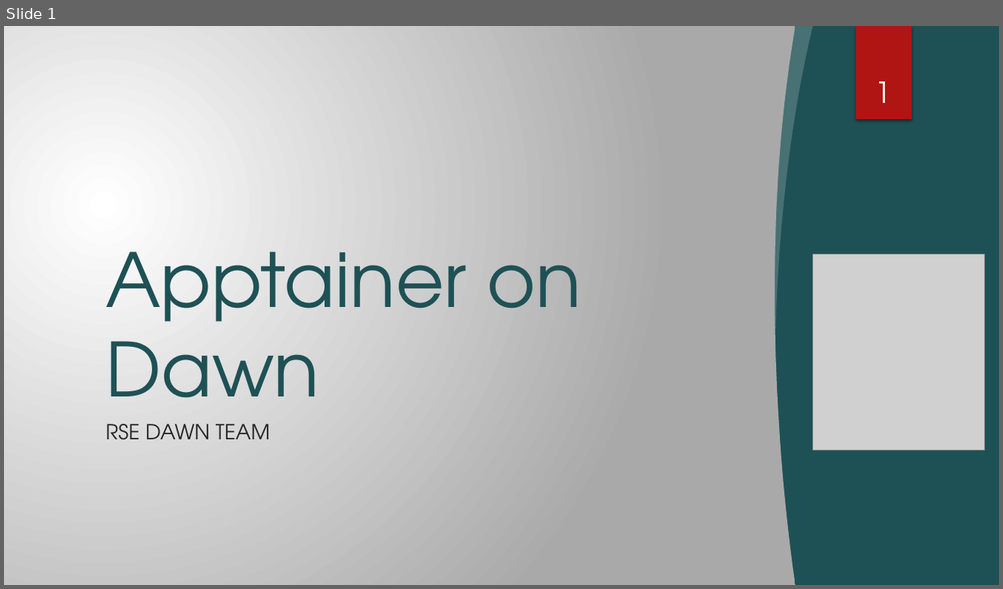
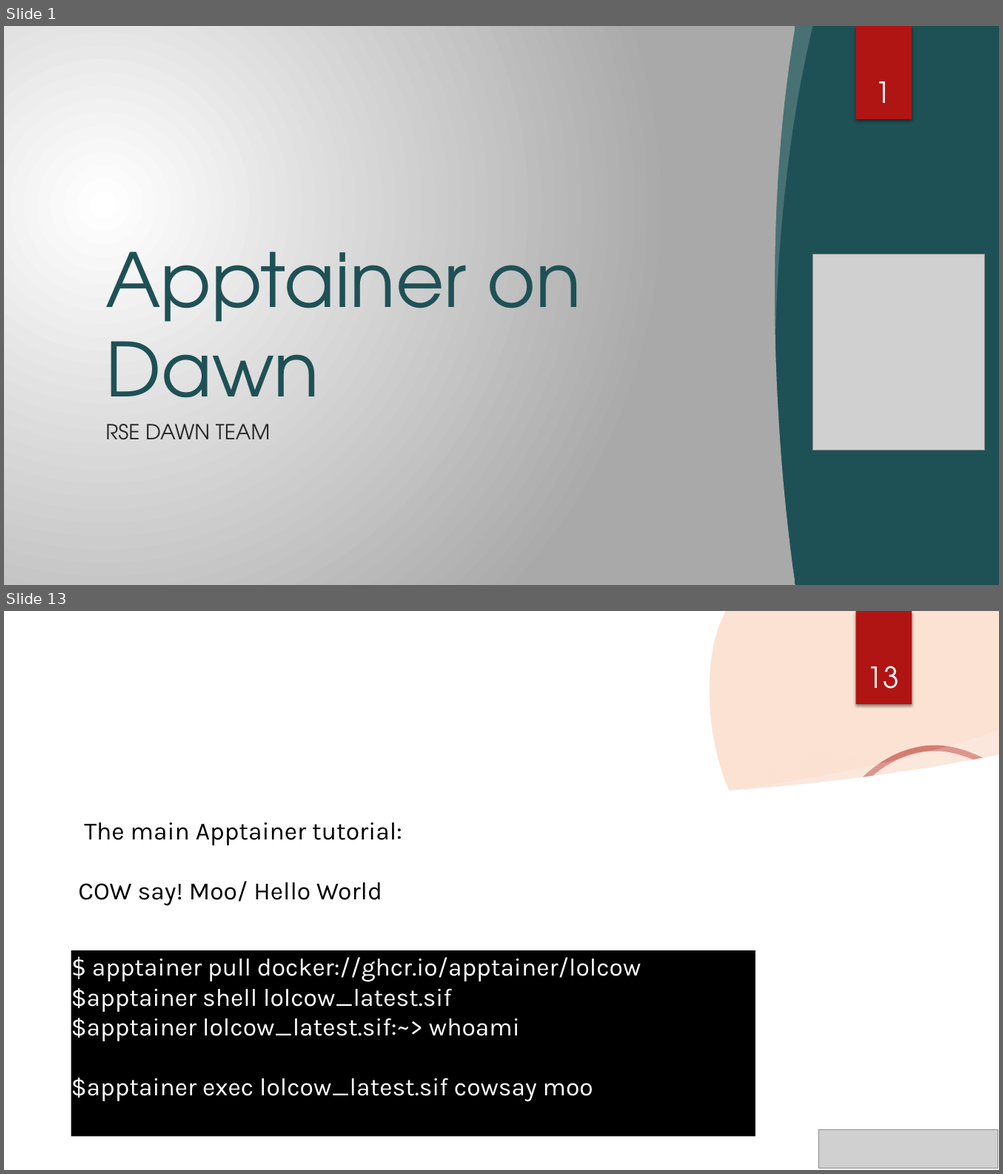
Before and after one commit to RSE-Cambridge/Intro-to-Dawn, a slide deck: Part4-Apptainer/slides/Apptainer_onDAWN.pptx. Shown one above the other, each under a label of ours: slide 1 before the commit, slides 1 and 13 after it; the slides between them are not shown. The pictures are 1003x589 and 1003x1174 pixels, drawn with LibreOffice and Linux fonts; fonts in the diff are those of the drawing; grey boxes stand for pictures; background and template pictures are left out. Boxes give left, top, right and bottom in pixels: in the first picture for what was removed or moved away, otherwise in the second. Text is boxed around its words. In the diff, an @@ line names an element or a change of style, - is before the commit and + after.

```diff
--- a/Part4-Apptainer/slides/Apptainer_onDAWN.pptx
+++ b/Part4-Apptainer/slides/Apptainer_onDAWN.pptx
@@ slide 13 added at <box>4,611,999,1170</box>, background picture (left out); not listed: 1 template element that a slide beside it also shows @@
@@ freeform shape added at <box>710,611,999,992</box>, fill #F4A16F at 30% opacity @@
@@ rectangle added at <box>855,611,911,704</box>, fill #B01513 @@
@@ page number added at <box>867,666,899,689</box>, 28 pt, text #FFFFFF @@
+13
@@ freeform shape added at <box>716,730,999,797</box>, fill #FFFFFF at 20% opacity @@
@@ freeform shape added at <box>4,755,999,1170</box>, fill #FFFFFF @@
@@ ellipse added at <box>706,748,936,977</box>, fill gradient #F3F3F3 @@
@@ freeform shape added at <box>808,749,999,1170</box>, outline #B01513 5.5 pt @@
@@ text added at <box>78,823,382,906</box>, 24 pt, text #000000 @@
+The main Apptainer tutorial:
+COW say! Moo/ Hello World
@@ title added at <box>196,823,402,846</box>, 42 pt, text #FFFFFF @@
+Apptainer Tutorial
@@ rectangle added at <box>71,951,755,1136</box>, fill #000000, 24 pt, text #FFFFFF @@
+$ apptainer pull docker://ghcr.io/apptainer/lolcow
+$apptainer shell lolcow_latest.sif
+$apptainer lolcow_latest.sif:~> whoami
+$apptainer exec lolcow_latest.sif cowsay moo
@@ picture added at <box>819,1130,998,1169</box> @@
```
Also in this commit, not shown: 2 slides changed, 30 other slides added.
